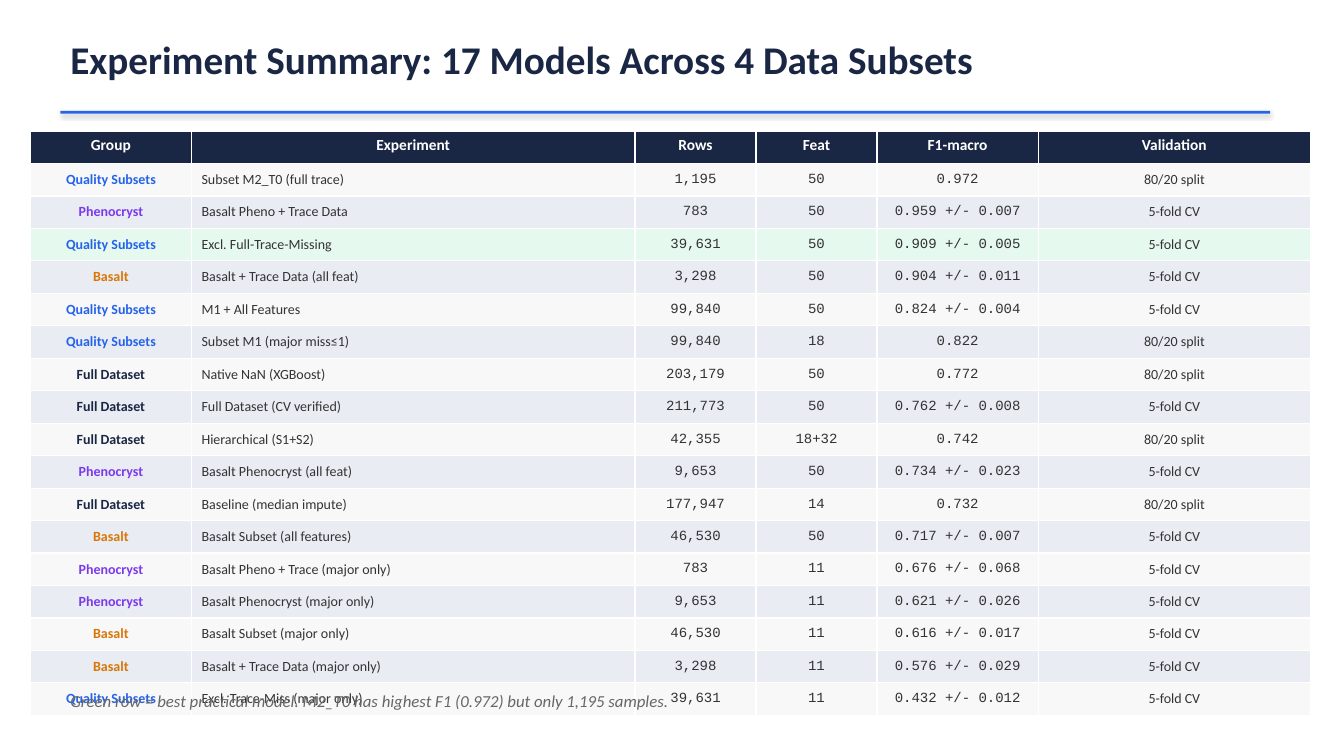
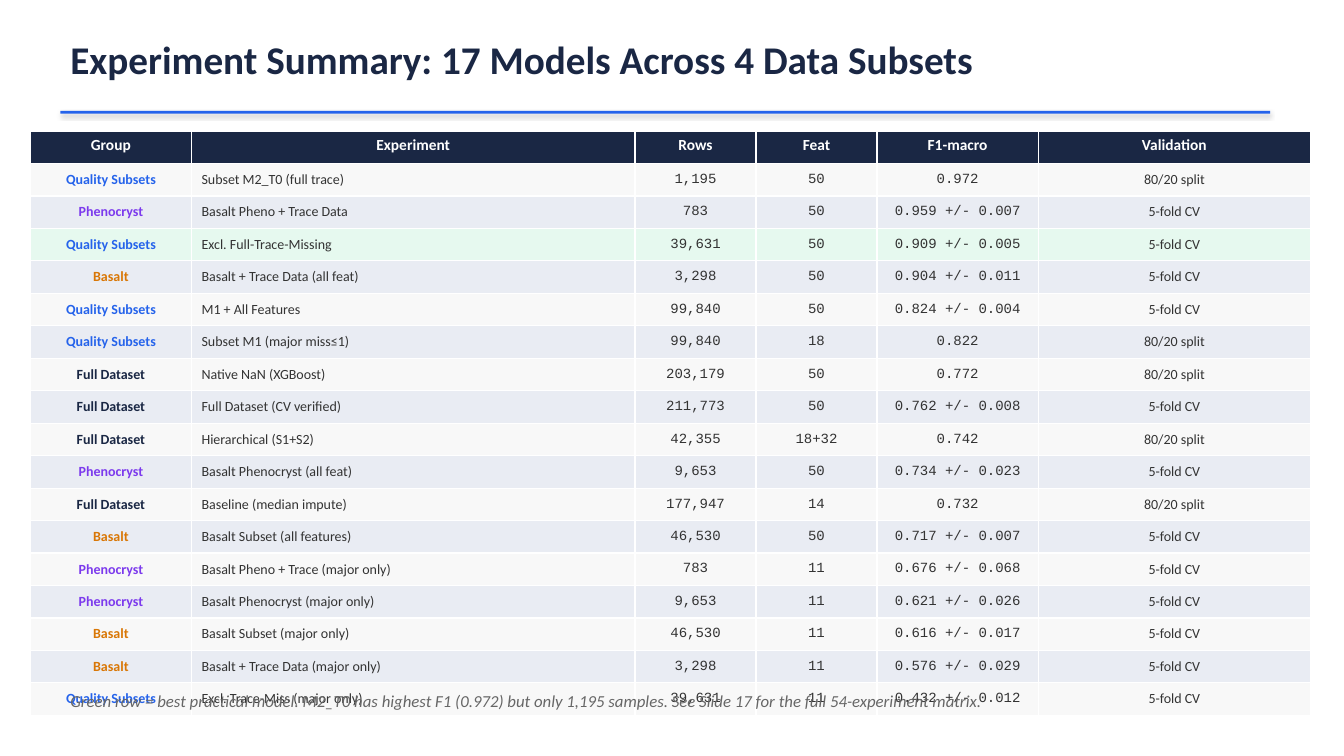
Before and after one commit to SteadfastAsArt/cpx-tectonic-dashboard, a slide deck: slide 6 of CPX_Tectonic_Classification.pptx. Drawn at 1344x756 pixels with LibreOffice and Linux fonts; fonts in the diff are those of the drawing. Boxes give left, top, right and bottom in pixels: in the first picture for what was removed or moved away, otherwise in the second. Text is boxed around its words. In the diff, an @@ line names an element or a change of style, - is before the commit and + after.

```diff
--- a/CPX_Tectonic_Classification.pptx
+++ b/CPX_Tectonic_Classification.pptx
@@ text at box(70, 693, 826, 710): text changed @@
-Green row = best practical model. M2_T0 has highest F1 (0.972) but only 1,195 samples.
+Green row = best practical model. M2_T0 has highest F1 (0.972) but only 1,195 samples. See Slide 17 for the full 54-experiment matrix.
```
Also in this commit, not shown: 8 other slides changed, 3 slides added, 1 slide removed, 6 other files.
